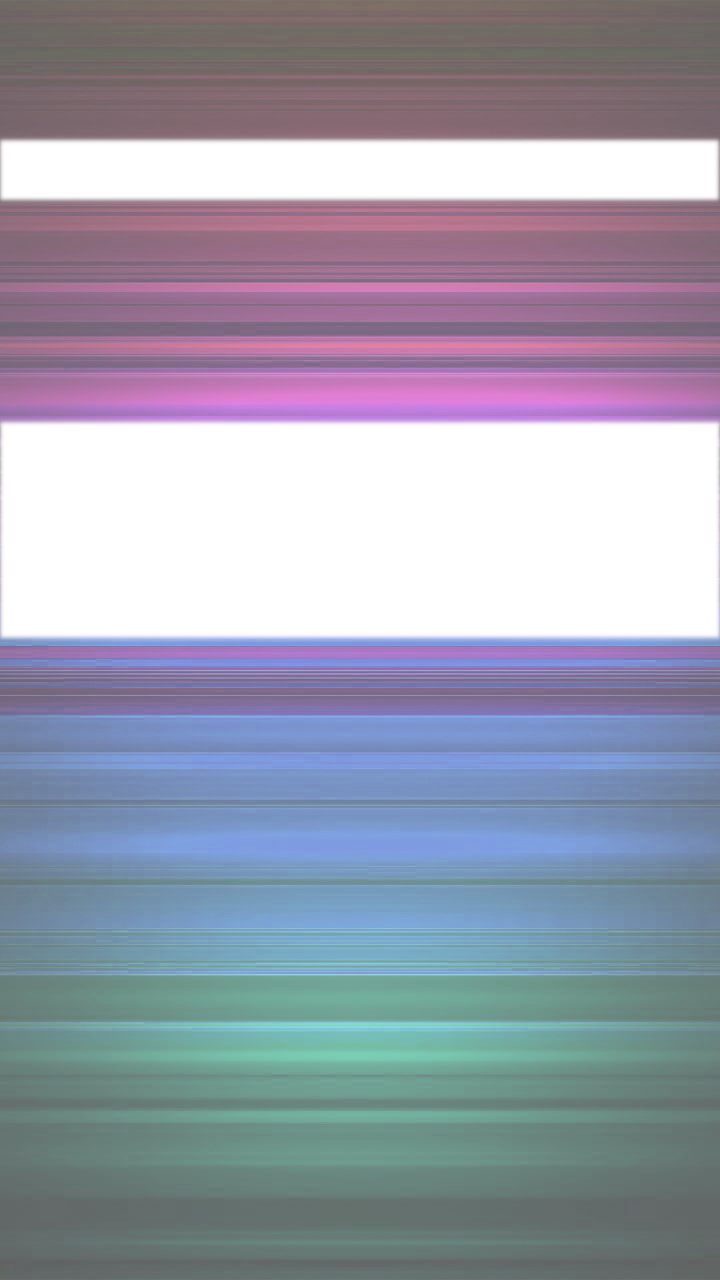
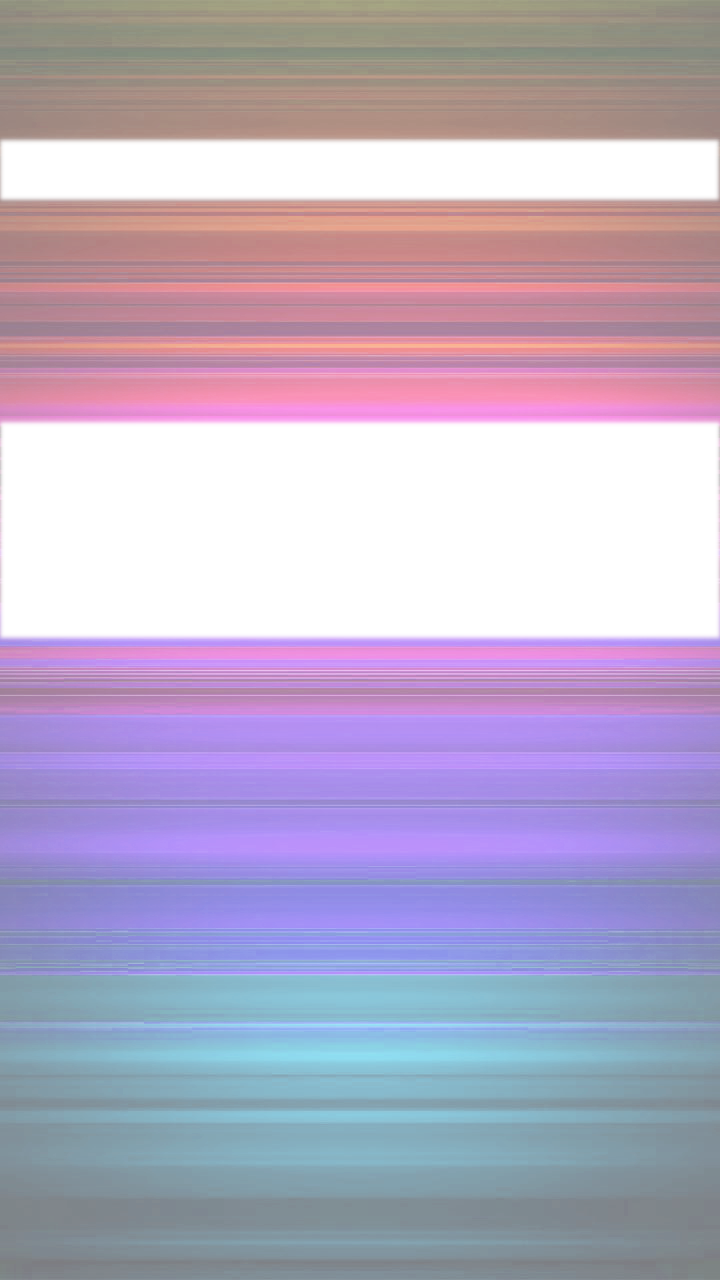
Layer changes from the first (720, 1280) image to the second:
pixels changed over (0, 0, 720, 1280) (layer not identified)
